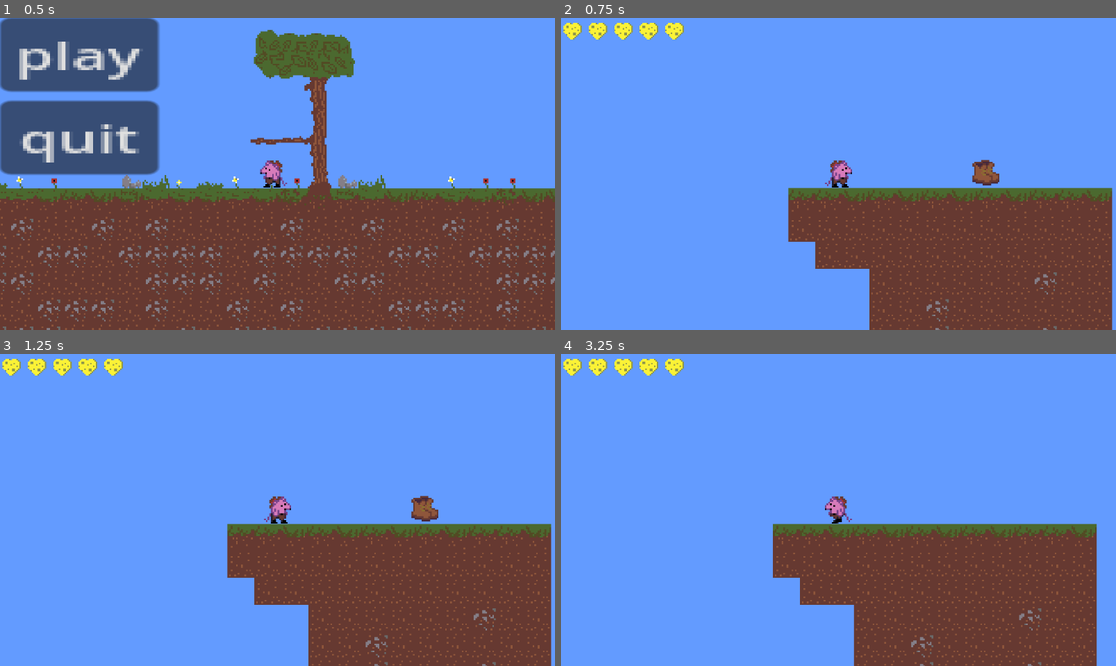
Above: before the commit, frames 1-4 (two rows, left to right).
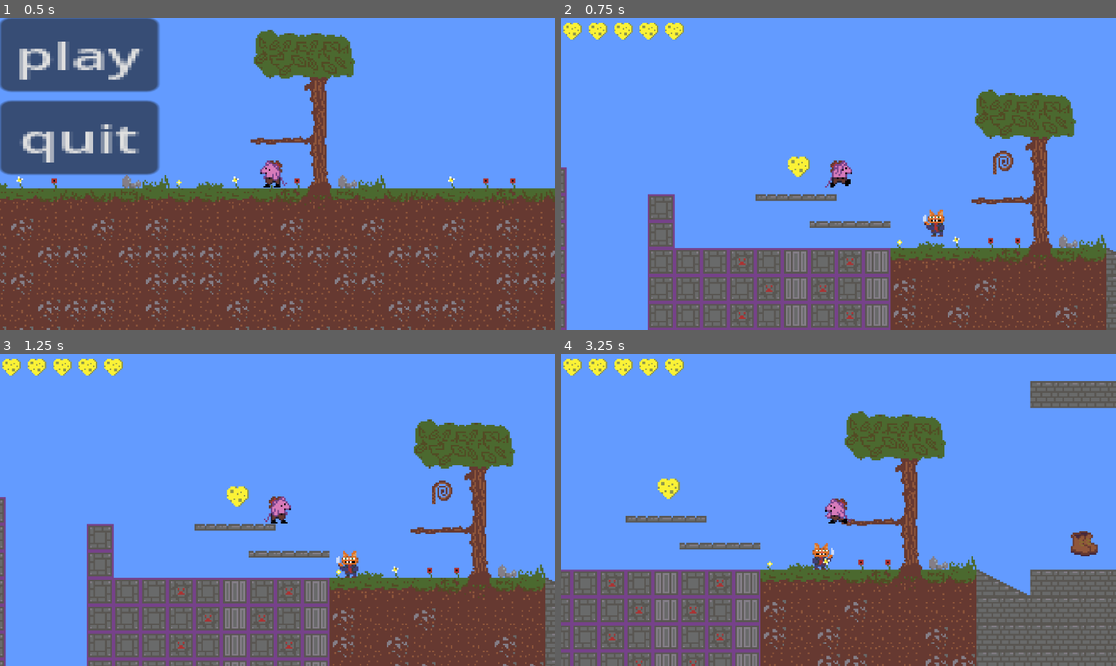
Above: after the commit, the same moments.

Repository: jyee0012/CMPT230-Game
Game: Godot game, scene res://Assets/Scenes/Levels/mainmenu.tscn
Same seed, same stepped clock (60 frames per second), same inputs: the game is played once before the commit and once after it.
Inputs:
- Up to frame 1 (0.5 s): no input
- Up to frame 2 (0.75 s): click "play" at 0.5 s
- Up to frame 3 (1.25 s): no input
- Up to frame 4 (3.25 s): hold Right (right) 1.28-2.78 s; tap X (attack) at 1.35, 2.1, 3.05 s; tap Space (jump) at 1.52, 2.27 s; hold Left (left) from 2.78 s (still down); tap Shift (dash) at 2.85 s

Frame 1 is identical in both runs. In frame 2, 30% of the frame differs, in the area x 0-100%, y 22-100%; in frame 3, 30%; in frame 4, 39%, in the area x 0-100%, y 8-100%.

Commit message:
misc changes
inspector enemy health, increased player attack, title screen temp points to testLevel for testing

Diff:
--- a/cmpt230-game/Assets/Scenes/Levels/enemy.gd
+++ b/cmpt230-game/Assets/Scenes/Levels/enemy.gd
@@ -5,7 +5,7 @@
 var chasing: bool= false
 var returning:bool = false
 const JUMP_VELOCITY = -400.0
-var hp = 30
+@export var hp = 30
 @export
 var patrolRange = 500
 var startPos
@@ -53,7 +53,7 @@
 func returnToStart():
 	#returns enemy back to starting position with 3 margin of error since it will likely overshoot
 
-	print(int(position.x))
+
 	if position.x > startPos.x+3:
 		velocity.x = -SPEED
 	elif position.x < startPos.x-3:
--- a/cmpt230-game/Assets/Scenes/Levels/mainmenu.gd
+++ b/cmpt230-game/Assets/Scenes/Levels/mainmenu.gd
@@ -1,9 +1,11 @@
 extends Control
 
+var new_scene = "res://Assets/Scenes/Levels/new_scene.tscn"
+var testLevel = "res://Assets/Scenes/Levels/testlevel.tscn"
 
 
 func _on_play_pressed() -> void:
-	get_tree().change_scene_to_file("res://Assets/Scenes/Levels/new_scene.tscn")
+	get_tree().change_scene_to_file("res://Assets/Scenes/Levels/testLevel.tscn")
 
 
 func _on_quit_pressed() -> void:
--- a/cmpt230-game/Assets/Scripts/DMovement.gd
+++ b/cmpt230-game/Assets/Scripts/DMovement.gd
@@ -32,7 +32,7 @@
 
 @export var canAttack = false
 @export var attackRange = 500
-@export var attackDmg = 5
+@export var attackDmg = 15
 
 
 #hp ui
